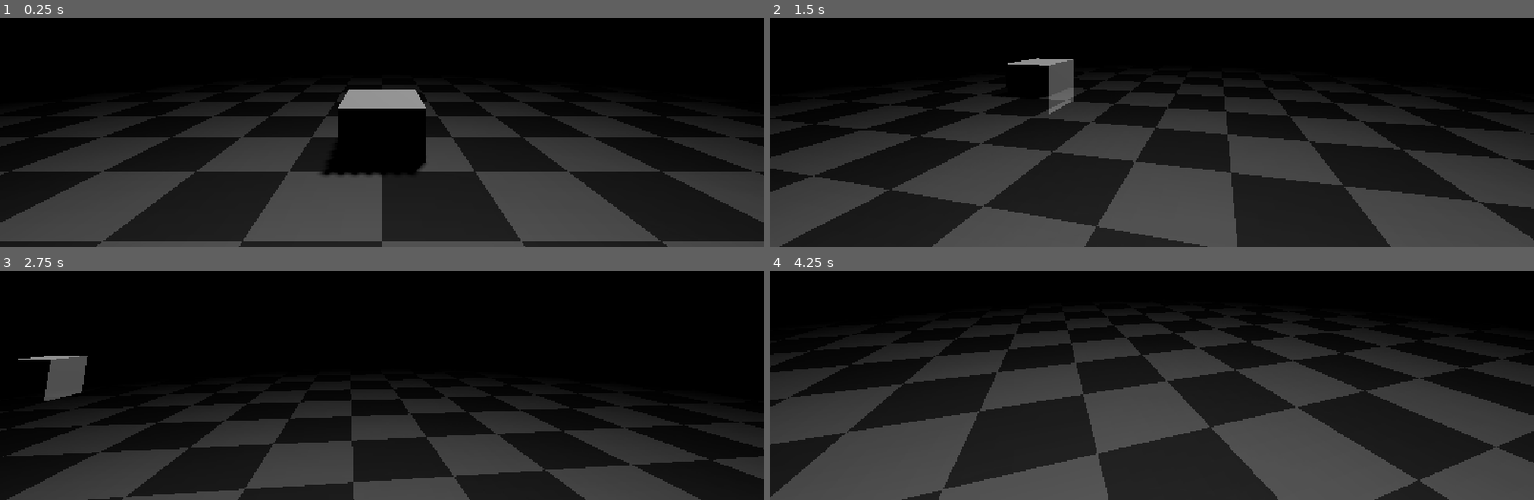
Above: before the commit, frames 1-4 (two rows, left to right).
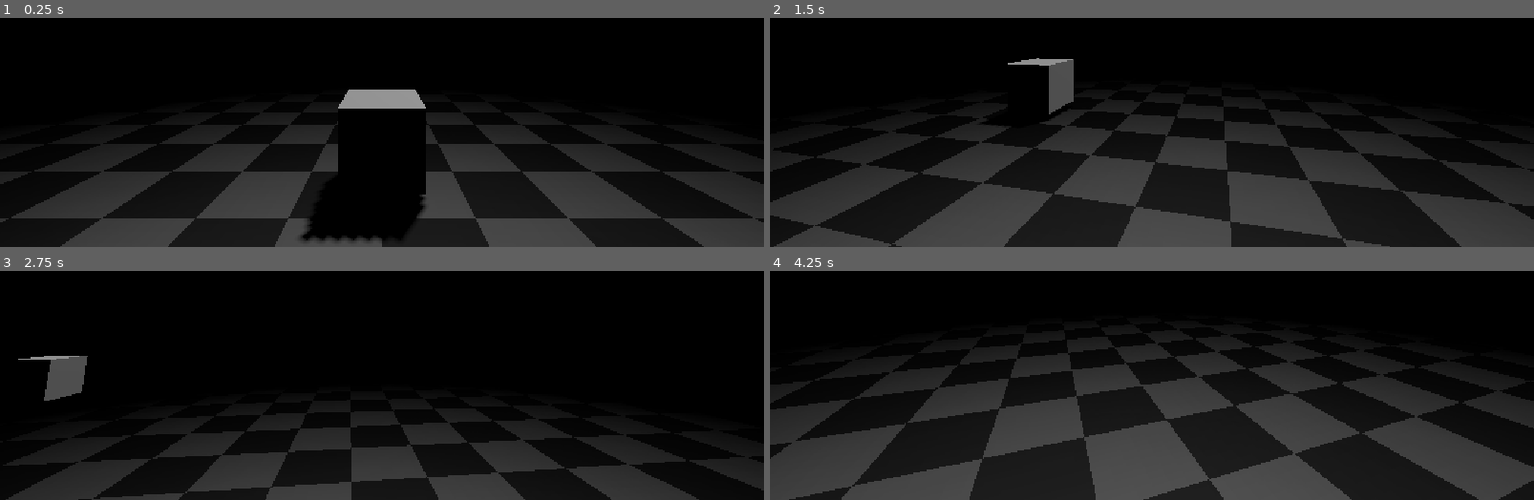
Above: after the commit, the same moments.

Repository: Yaszu-Mage/Voidbound
Game: Godot game, scene res://scenes/baseWorld.tscn
The game is run twice, just before and just after one commit, with the same random seed, the same clock (stepped at 60 frames per second) and the same inputs. The project has no main scene, so this scene is started directly.
Inputs (mouse positions are in pixels of both pictures, inside the frame that each line leads up to):
- Up to frame 1 (0.25 s): no input
- Up to frame 2 (1.5 s): tap Enter (ui_accept) at 0.5, 0.77 s; move the mouse to (outside the picture) at 0.52 s; hold D (right) 0.53-1.28 s; tap Alt at 0.6 s; click (outside the picture) at 0.67 s; move the mouse to (999, 54) at 1.27 s; hold S (back) from 1.28 s (still down); tap Shift at 1.35 s
- Up to frame 3 (2.75 s): tap Enter (ui_accept) at 1.52 s; move the mouse to (outside the picture) at 2.02 s; release S (back) at 2.03 s; hold D (right) from 2.03 s (still down); tap Alt at 2.1 s
- Up to frame 4 (4.25 s): move the mouse to (1113, 371) at 2.77 s; release D (right) at 2.78 s; hold W (forward) 2.78-3.53 s; tap Shift at 2.85 s; click (1113, 371) at 2.92 s; tap Enter (ui_accept) at 3.02, 3.77 s; move the mouse to (1381, 348) at 3.52 s; hold A (left) from 3.53 s (still down); tap Alt at 3.6 s

The runs differ from the first frame. In frame 1, 23% of the frame differs, in the area x 0-100%, y 31-100%; in frame 2, 28%; in frame 3, 14%; in frame 4, 34%, in the area x 0-100%, y 19-100%.

Commit message:
Started working on Server added soul model created websockets

Diff:
--- a/client/godotandwater/project.godot
+++ b/client/godotandwater/project.godot
@@ -10,7 +10,7 @@
 
 [application]
 
-config/name="godotandwater"
+config/name="Voidbound"
 config/features=PackedStringArray("4.7", "GL Compatibility")
 config/icon="res://icon.svg"
 
--- a/client/godotandwater/scenes/baseWorld.tscn
+++ b/client/godotandwater/scenes/baseWorld.tscn
@@ -1,6 +1,7 @@
 [gd_scene format=3 uid="uid://xsb52p2lfal0"]
 
 [ext_resource type="Script" uid="uid://bhp8forotbjwl" path="res://scenes/uneditable.gd" id="1_jrret"]
+[ext_resource type="Script" uid="uid://brnbwcx8dqco5" path="res://scripts/world.gd" id="1_s1xo8"]
 [ext_resource type="PackedScene" uid="uid://dvwgvapdt3c2c" path="res://scenes/player.tscn" id="2_wwxcb"]
 
 [sub_resource type="ProceduralSkyMaterial" id="ProceduralSkyMaterial_kcip3"]
@@ -19,6 +20,7 @@
 [sub_resource type="WorldBoundaryShape3D" id="WorldBoundaryShape3D_mwhv0"]
 
 [node name="world" type="Node3D" unique_id=348850465]
+script = ExtResource("1_s1xo8")
 
 [node name="DirectionalLight3D" type="DirectionalLight3D" parent="." unique_id=305159734]
 transform = Transform3D(-0.8660254, -0.43301278, 0.25, 0, 0.49999997, 0.86602545, -0.50000006, 0.75, -0.43301266, 0, 0, 0)
--- a/client/godotandwater/scenes/player.tscn
+++ b/client/godotandwater/scenes/player.tscn
@@ -2,6 +2,20 @@
 
 [ext_resource type="Shader" uid="uid://ckwobl7ho8yjh" path="res://shaders/checker.gdshader" id="1_3vyb7"]
 [ext_resource type="Script" uid="uid://35luhyydig34" path="res://scripts/player.gd" id="1_g2els"]
+[ext_resource type="ArrayMesh" uid="uid://glfnrjwyofth" path="res://assets/models/soul.obj" id="2_qhqgy"]
+
+[sub_resource type="StandardMaterial3D" id="StandardMaterial3D_g4v7s"]
+transparency = 1
+albedo_color = Color(1, 0.07450981, 0, 1)
+emission_enabled = true
+emission = Color(1, 0.07450981, 0, 1)
+
+[sub_resource type="StandardMaterial3D" id="StandardMaterial3D_qhqgy"]
+transparency = 1
+albedo_color = Color(1, 0.07450981, 0, 1)
+emission_enabled = true
+emission = Color(1, 0.07450981, 0, 1)
+emission_energy_multiplier = 0.0
 
 [sub_resource type="BoxShape3D" id="BoxShape3D_mwhv0"]
 
@@ -51,7 +65,14 @@
 transform = Transform3D(1, 0, 0, 0, 1, 0, 0, 0, 1, 0, 1.5, 0)
 
 [node name="Camera3D" type="Camera3D" parent="cambod" unique_id=774628492]
+visible = false
 current = true
+
+[node name="soul" type="MeshInstance3D" parent="cambod" unique_id=1713123651]
+transform = Transform3D(0.25, 0, 0, 0, 0.25, 0, 0, 0, 0.25, 0, 0, 0)
+mesh = ExtResource("2_qhqgy")
+surface_material_override/0 = SubResource("StandardMaterial3D_g4v7s")
+surface_material_override/1 = SubResource("StandardMaterial3D_qhqgy")
 
 [node name="CollisionShape3D" type="CollisionShape3D" parent="." unique_id=674868434]
 shape = SubResource("BoxShape3D_mwhv0")
--- a/client/godotandwater/scripts/player.gd
+++ b/client/godotandwater/scripts/player.gd
@@ -7,6 +7,7 @@
 
 func _physics_process(delta: float) -> void:
 	# Add the gravity.
+	checker.global_position.y = 0
 	if not is_on_floor():
 		velocity += get_gravity() * delta
 	if (Input.is_action_just_pressed("escape")):
--- /dev/null
+++ b/client/godotandwater/scripts/world.gd
@@ -0,0 +1,58 @@
+extends Node3D
+
+
+@export var websocketUrl = "wss://socket.yaszu.xyz"
+
+var socket = WebSocketPeer.new()
+@onready var player = $player
+
+# Call this function whenever you want to send data
+func send_json(data: Variant) -> void:
+	if socket.get_ready_state() == WebSocketPeer.STATE_OPEN:
+		var json_string := JSON.stringify(data)
+		socket.send_text(json_string)
+
+# Called when the node enters the scene tree for the first time.
+func _ready() -> void:
+	var err = socket.connect_to_url(websocketUrl)
+	if err == OK:
+		print("Connecting to %s..." % websocketUrl)
+		await get_tree().create_timer(2).timeout
+		print("> Sending initialization packet.")
+	else:
+		push_error("Unable to connect.")
+		set_process(false)
+
+
+# Called every frame. 'delta' is the elapsed time since the previous frame.
+func _process(delta: float) -> void:
+	socket.poll()
+	var state := socket.get_ready_state()
+	if state == WebSocketPeer.STATE_OPEN:
+		while socket.get_available_packet_count() > 0:
+			var packet := socket.get_packet()
+			if socket.was_string_packet():
+				var response_text := packet.get_string_from_utf8()
+				print("Received text: ", response_text)
+				# Optional: Parse JSON response
+				var data = JSON.parse_string(response_text)
+				if data == null or typeof(data) != TYPE_DICTIONARY:
+					print("Non-Json Message: ", response_text)
+					continue
+				_handle_message(data)
+		var update = {"type" : "UPDATE","position" : player.global_position}
+		send_json(update)
+func _handle_message(data : Dictionary) -> void:
+	if not data.has("type"):
+		return
+	match data["type"]:
+		"JOIN":
+			if data.has("uuid"):
+				player.name = data["uuid"]
+				print("UUID ", data["uuid"])
+		"UPDATE":
+			var givenPosition = Vector3(data["x"],data["y"],data["z"])
+			if player.global_position.distance_to(givenPosition) <= 10:
+				return
+		_:
+			print("Unknown message type: ", data["type"])
Not shown, added: client/godotandwater/assets/models/soul.mtl
Not shown, added: client/godotandwater/assets/models/soul.obj
Not shown, added: client/godotandwater/assets/models/soul.obj.import
Not shown, added: client/godotandwater/scripts/world.gd.uid
